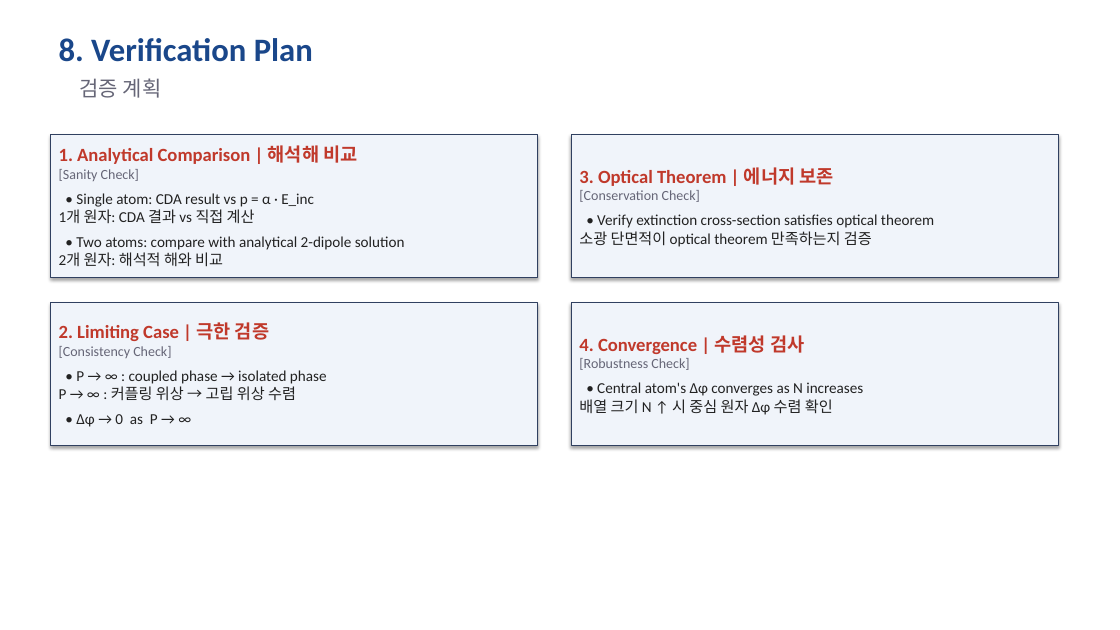
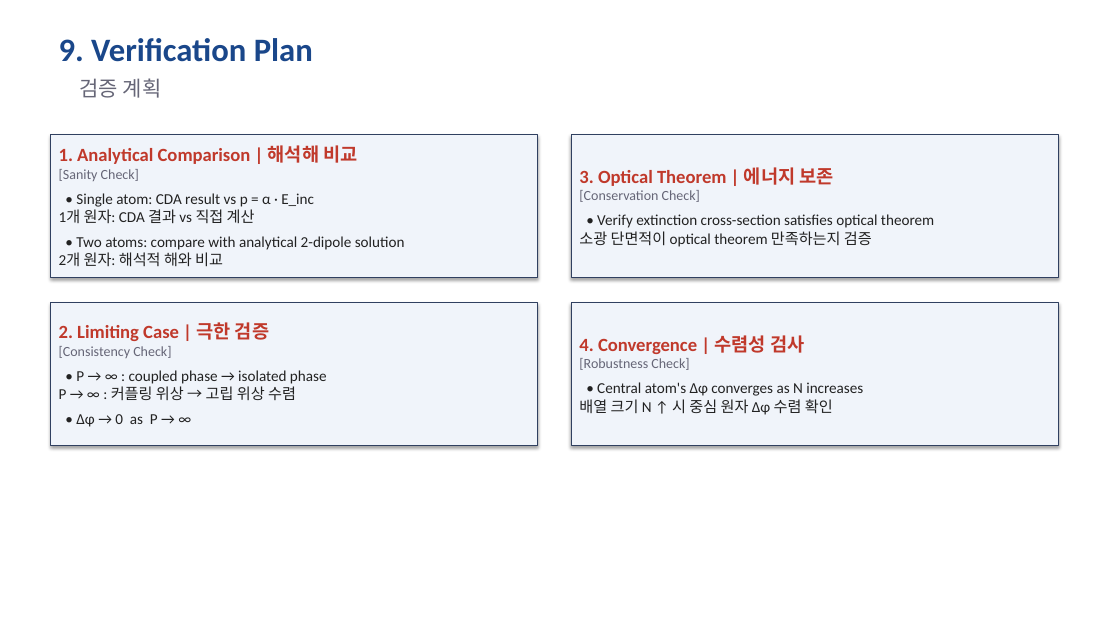
Before and after one commit to songyb111-gachon/week1, a slide deck: slide 10 of week1_proposal_v2.pptx (slide 9 before the commit). Drawn at 1120x630 pixels with LibreOffice and Linux fonts; fonts in the diff are those of the drawing. Boxes give left, top, right and bottom in pixels: in the first picture for what was removed or moved away, otherwise in the second. Text is boxed around its words. In the diff, an @@ line names an element or a change of style, - is before the commit and + after.

```diff
--- a/week1_proposal_v2.pptx
+++ b/week1_proposal_v2.pptx
@@ text at bbox=[59, 38, 313, 62]: text changed @@
-8. Verification Plan
+9. Verification Plan
```
Also in this commit, not shown: 5 other slides changed, 1 slide added, 3 other files.
